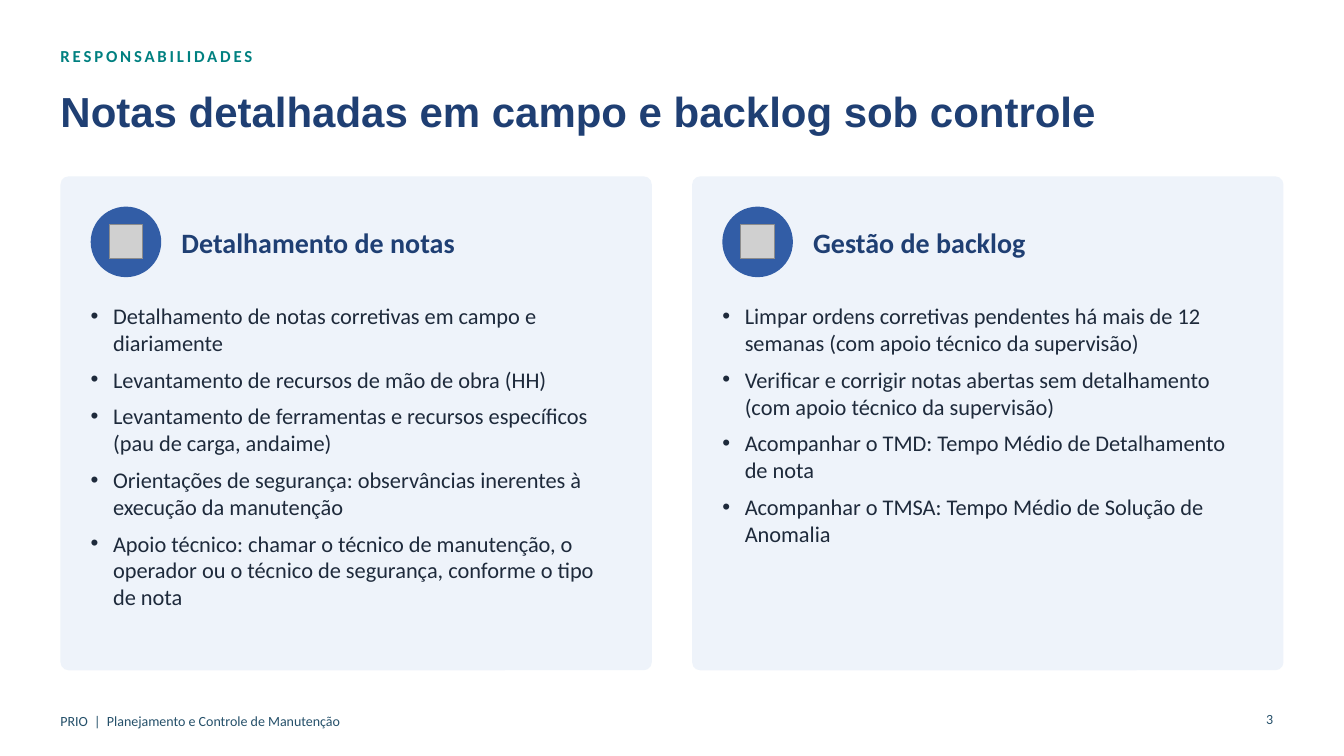
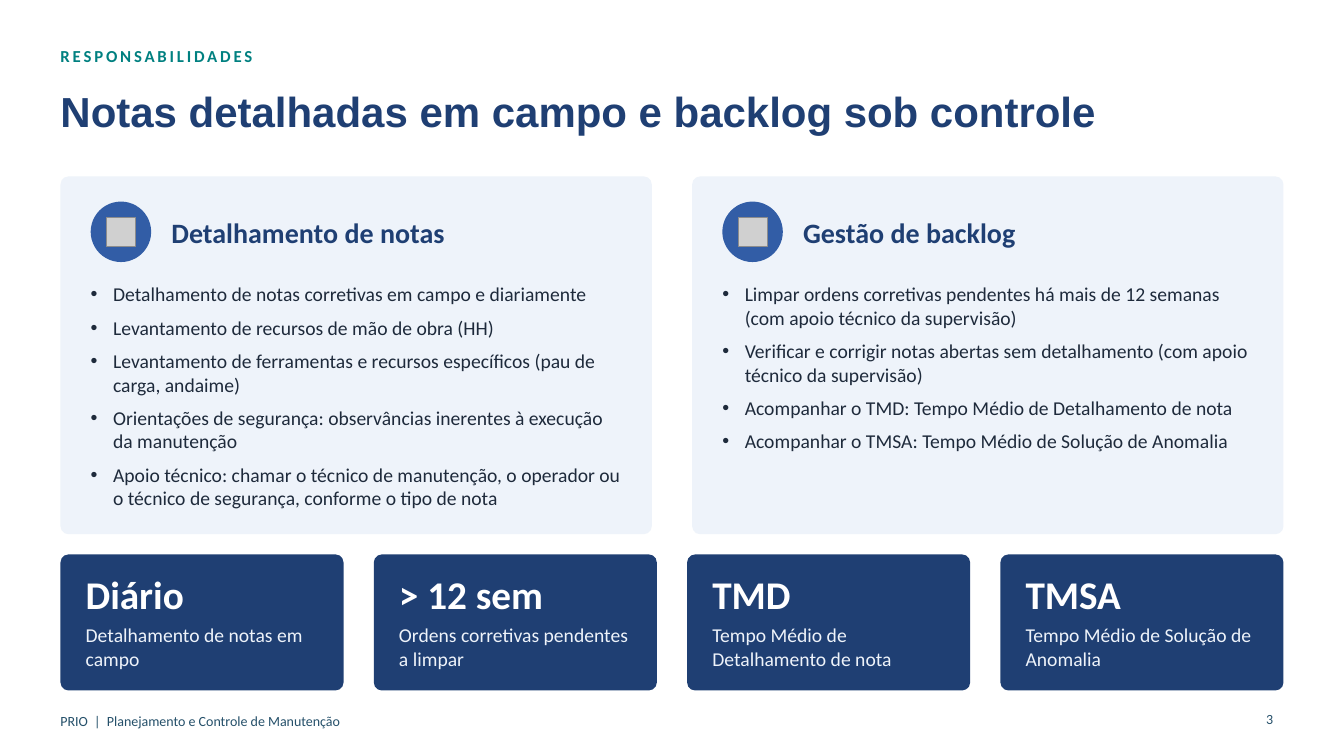
Before and after one commit to LucasRibaas/Planejamento, a slide deck: slide 3 of Planejador_de_Manutencao_Rotina_PRIO.pptx. Drawn at 1344x756 pixels with LibreOffice and Linux fonts; fonts in the diff are those of the drawing; grey boxes stand for pictures; background and template pictures are left out. Boxes give left, top, right and bottom in pixels: in the first picture for what was removed or moved away, otherwise in the second. Text is boxed around its words. In the diff, an @@ line names an element or a change of style, - is before the commit and + after.

```diff
--- a/Planejador_de_Manutencao_Rotina_PRIO.pptx
+++ b/Planejador_de_Manutencao_Rotina_PRIO.pptx
@@ rounded rectangle: place and size @@
-rounded rectangle at box(60, 176, 652, 670)
+rounded rectangle at box(60, 176, 652, 534)
@@ rounded rectangle at box(60, 176, 652, 534): proportions changed @@
@@ rounded rectangle at box(693, 176, 1285, 534): proportions changed @@
@@ rounded rectangle: place and size @@
-rounded rectangle at box(693, 176, 1285, 670)
+rounded rectangle at box(693, 176, 1285, 534)
@@ ellipse: place and size @@
-ellipse at box(91, 207, 161, 277)
+ellipse at box(91, 202, 151, 262)
@@ text "Detalhamento de notas": place and size @@
-text "Detalhamento de notas" at box(181, 233, 455, 253)
+text "Detalhamento de notas" at box(171, 223, 445, 243)
@@ ellipse: place and size @@
-ellipse at box(723, 207, 793, 277)
+ellipse at box(723, 202, 783, 262)
@@ text "Gestão de backlog": place and size @@
-text "Gestão de backlog" at box(813, 233, 1025, 258)
+text "Gestão de backlog" at box(803, 223, 1015, 248)
@@ picture: place and size @@
-picture at box(109, 225, 143, 259)
+picture at box(107, 218, 136, 247)
@@ picture: place and size @@
-picture at box(741, 225, 775, 259)
+picture at box(738, 218, 767, 247)
@@ text "Detalhamento de notas corretivas em ...": place and size @@
-text "Detalhamento de notas corretivas em ..." at box(113, 308, 594, 605)
+text "Detalhamento de notas corretivas em ..." at box(113, 287, 620, 509)
@@ text "Detalhamento de notas corretivas em ..." at box(113, 287, 620, 509): size 16 to 14 pt @@
@@ text "Limpar ordens corretivas pendentes há ..." at box(745, 287, 1247, 452): size 16 to 14 pt @@
@@ text "Limpar ordens corretivas pendentes há ...": place and size @@
-text "Limpar ordens corretivas pendentes há ..." at box(745, 308, 1225, 542)
+text "Limpar ordens corretivas pendentes há ..." at box(745, 287, 1247, 452)
@@ rounded rectangle added at box(60, 555, 344, 691), fill #1F3F73 @@
@@ rounded rectangle added at box(374, 555, 657, 691), fill #1F3F73 @@
@@ rounded rectangle added at box(688, 555, 971, 691), fill #1F3F73 @@
@@ rounded rectangle added at box(1000, 555, 1284, 691), fill #1F3F73 @@
@@ text added at box(86, 581, 184, 610), 28 pt, text #FFFFFF, bold @@
+Diário
@@ text added at box(427, 583, 543, 610), 28 pt, text #FFFFFF, bold @@
+> 12 sem
@@ text added at box(712, 583, 790, 609), 28 pt, text #FFFFFF, bold @@
+TMD
@@ text added at box(1026, 583, 1121, 610), 28 pt, text #FFFFFF, bold @@
+TMSA
@@ text added at box(86, 628, 302, 669), 14 pt, text #EEF3FA @@
+Detalhamento de notas em campo
@@ text added at box(399, 628, 628, 669), 14 pt, text #EEF3FA @@
+Ordens corretivas pendentes a limpar
@@ text added at box(712, 628, 891, 666), 14 pt, text #EEF3FA @@
+Tempo Médio de Detalhamento de nota
@@ text added at box(1026, 628, 1251, 666), 14 pt, text #EEF3FA @@
+Tempo Médio de Solução de Anomalia
```
Also in this commit, not shown: 1 other slide changed.
